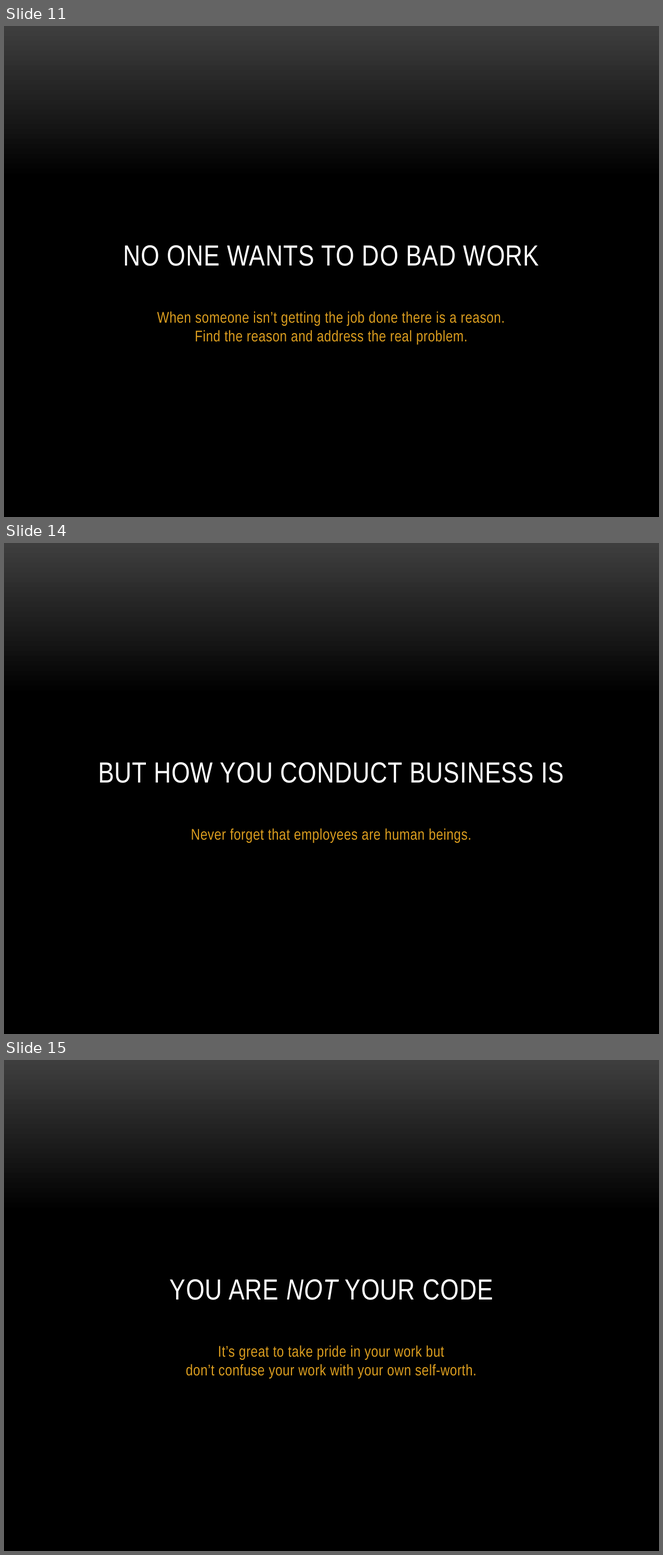
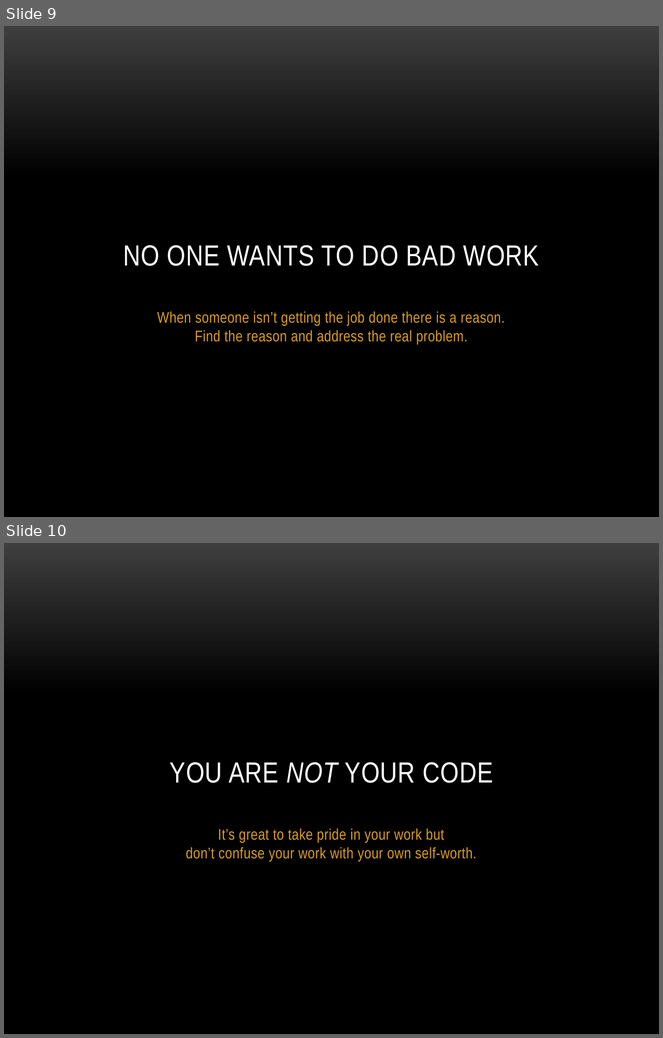
Before and after one commit to jdantonio/devbootcamp-2013-presentation, a slide deck: what-ive-learned-presentation.pptx. Shown one above the other, each under a label of ours: slides 11, 14 and 15 before the commit, slides 9 and 10 after it; the slides between them are not shown. The pictures are 663x1555 and 663x1038 pixels, drawn with LibreOffice and Linux fonts; fonts in the diff are those of the drawing; background and template pictures are left out. Boxes give left, top, right and bottom in pixels: in the first picture for what was removed or moved away, otherwise in the second. Text is boxed around its words. In the diff, an @@ line names an element or a change of style, - is before the commit and + after.

```diff
--- a/what-ive-learned-presentation.pptx
+++ b/what-ive-learned-presentation.pptx
@@ slide 14 removed at [4, 543, 659, 1034], background gradient #3F3F3F to #000000 @@
@@ title removed at [98, 762, 564, 783] @@
-BUT HOW YOU CONDUCT BUSINESS IS
@@ subtitle removed at [191, 828, 471, 843] @@
-Never forget that employees are human beings.
@@ what was slide 11 is now slide 9 @@
@@ what was slide 15 is now slide 10 @@
```
Also in this commit, not shown: 3 slides changed, 6 other slides removed, 2 other files.
